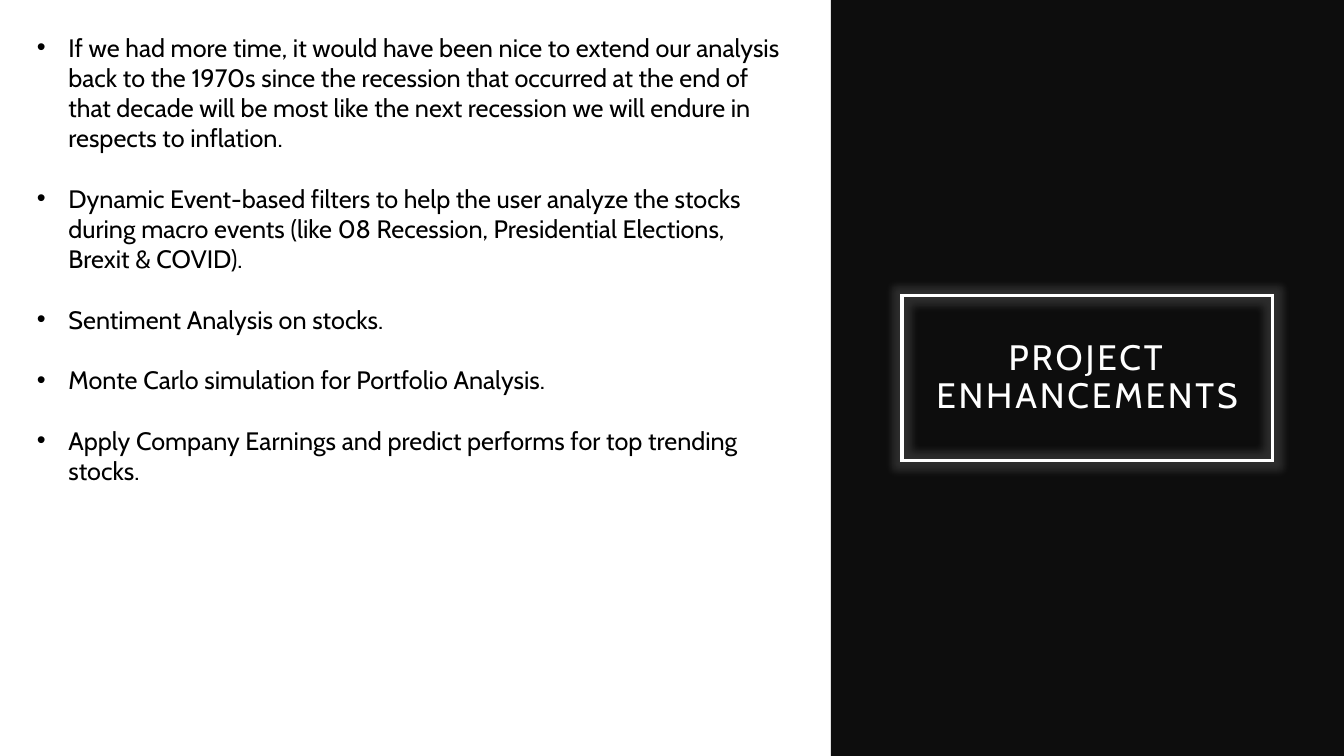
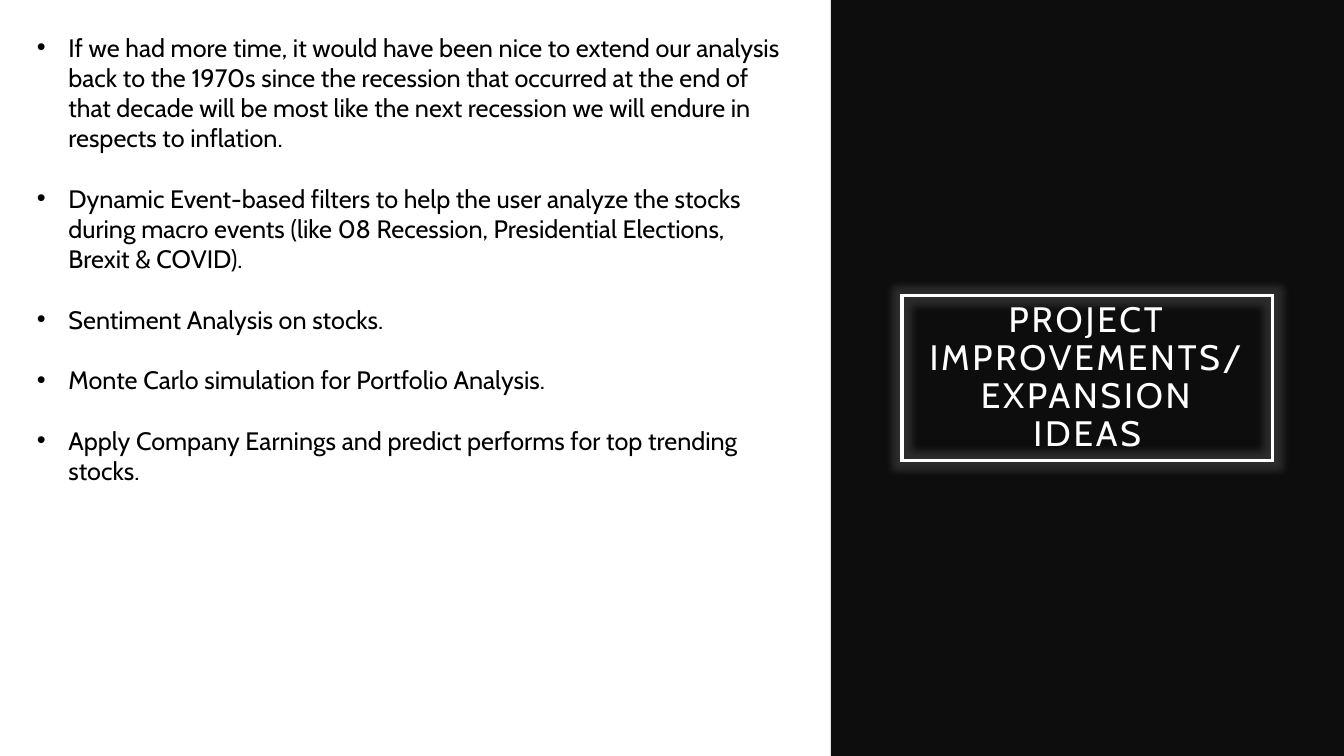
Before and after one commit to patricia-raj/discover-stocks, a slide deck: slide 8 of Project 01.pptx. Drawn at 1344x756 pixels with LibreOffice and Linux fonts; fonts in the diff are those of the drawing. Boxes give left, top, right and bottom in pixels: in the first picture for what was removed or moved away, otherwise in the second. Text is boxed around its words. In the diff, an @@ line names an element or a change of style, - is before the commit and + after.

Commit message:
Project Enhancements - slide deck change

```diff
--- a/Project 01.pptx
+++ b/Project 01.pptx
@@ title at box(930, 306, 1242, 447): text changed @@
-PROJECT ENHANCEMENTS
+PROJECT IMPROVEMENTS/ EXPANSION IDEAS
```
